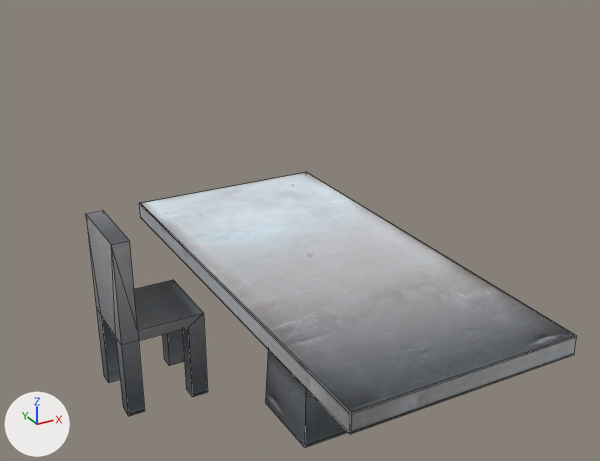
The FBX model Assets/Models/Props/Caffeteria.fbx, before and after one commit.
Rendered twice from a camera (50 mm lens) standing at (-4.12, -6.99, 5.88) and looking at (1.87, 3.89, 0.44). The lights are fixed; the arrows at lower left show +X, +Y and +Z. Mesh edges are drawn as thin lines.

Names of what the first picture shows: 'Chair', 'Table'.
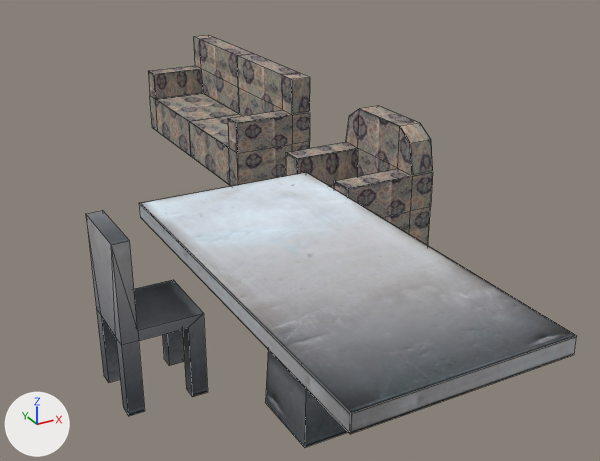
Diff of the bpy script that builds the scene:
```diff
--- a/Assets/Models/Props/Caffeteria.fbx.py
+++ b/Assets/Models/Props/Caffeteria.fbx.py
@@ mat_livingquarters @@
+mat_livingquarters = principled_material('LivingQuarters')
+mat_livingquarters.texture = img_livingquarters_atlas_png
+mat_livingquarters.roughness = 1.0
@@ me_cube_003 @@
+me_cube_003.from_pydata(...)  # 44 vertices, 42 faces; spans x -0.8..0.8, y -1.0..1.0, z 0.0..2.1
+me_cube_003.materials.append(mat_livingquarters)  # picture img_livingquarters_atlas_png
@@ me_cube_004 @@
+me_cube_004.from_pydata(...)  # 54 vertices, 52 faces; spans x -0.8..0.8, y -1.0..4.0, z 0.0..2.1
+me_cube_004.materials.append(mat_livingquarters)  # picture img_livingquarters_atlas_png
@@ ob_couch @@
+ob_couch = bpy.data.objects.new('Couch', me_cube_003)
+ob_couch.location = (3.0, 4.0, 0.0)
@@ ob_doublecouch @@
+ob_doublecouch = bpy.data.objects.new('DoubleCouch', me_cube_004)
+ob_doublecouch.location = (3.0, 8.0, 0.0)
```

Changed parts and their boxes [x1, y1, x2, y2] in the pictures (600 x 461 px):
'DoubleCouch', added: after [148, 35, 310, 186]
'Couch', added: after [286, 106, 433, 245]
